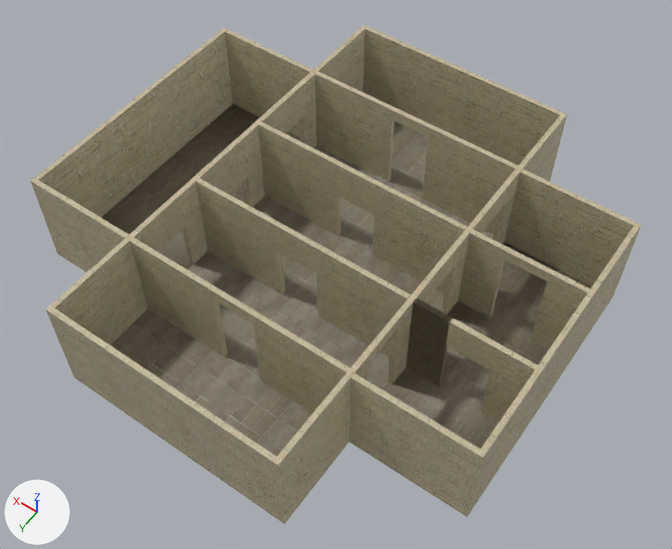
A saved change to the OBJ model assets/meshes/levels/level1.obj.
Camera for both pictures: a 50 mm camera at (59.8, 75.6, 48.3) aimed at (80.8, 46.2, 2.1). The lights are fixed; the arrows at lower left show +X, +Y and +Z. Where no turn or scale is listed for an object, it has been applied to the vertices.

The first picture shows 'Cube.072_Cube.077', 'Cube.073', 'Cube.074_Cube.078', 'Cube.075_Cube.076', 'Cube.076_Cube.079', 'Cube.077_Cube.035', 'Cube.078_Cube.074', 'Cube.079_Cube.075', 'Cube.080', 'Cube.083', 'Cube.089_Cube.119', 'Cube.091_Cube.118'.
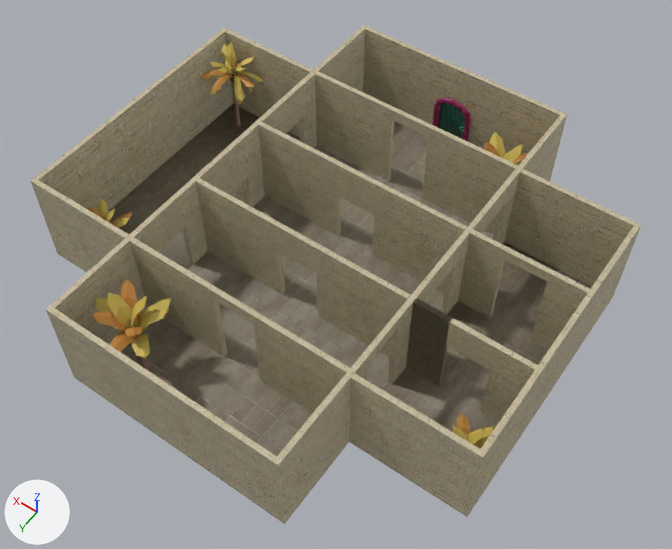
Where the change shows, as pixel boxes [x1, y1, x2, y2] in the pictures (672 x 549 px):
'Tree_Type7_03_Model.001_Circle.026', added (yellow): after [92, 279, 171, 369]
'Tree_Type7_04_Model.002_Cube.159', added (yellow): after [199, 42, 264, 126]
'closedDoor_01_Mesh.142', added (green): after [438, 103, 465, 139]
'Tree_Type7_03_Model.002_Circle.028', added (yellow): after [453, 413, 494, 478]
'Tree_Type7_01_Model.003_Circle.025', added (yellow): after [484, 132, 529, 165]
'archDoorway_01_Mesh.129', added (red): after [432, 97, 471, 142]
'Tree_Type7_01_Model.002_Circle.024', added (yellow): after [89, 198, 132, 228]

The edits, one by one:
Picture 'tree.png' (img_tree_png) is new.
Picture 'Textures.png' (img_textures_png) is new.
Material '_trees_normal.001' (mat_trees_normal_001) is new.
Its texture is img_tree_png.
Its roughness is 0.526.
Material 'door' (mat_door) is new.
Its texture is img_textures_png.
Its roughness is 0.431.
Material 'door_frame' (mat_door_frame) is new.
Its texture is img_textures_png.
Its roughness is 0.431.
Mesh me_tree_type7_04_model_002_cube_159 is new.
It has 216 vertices, 236 faces and spans x 93.57..97.95, y 35.24..39.98, z -0.39..7.28.
It uses material mat_trees_normal_001 (picture img_tree_png).
Mesh me_tree_type7_03_model_002_circle_028 is new.
It has 190 vertices, 185 faces and spans x 66.03..69.68, y 50.64..54.29, z 0.03..4.81.
It uses material mat_trees_normal_001 (picture img_tree_png).
Mesh me_tree_type7_03_model_001_circle_026 is new.
It has 190 vertices, 185 faces and spans x 84.79..89.8, y 54.87..59.87, z 0.0..6.55.
It uses material mat_trees_normal_001 (picture img_tree_png).
Mesh me_tree_type7_01_model_003_circle_025 is new.
It has 184 vertices, 180 faces and spans x 73.87..79.45, y 30.22..35.79, z -0.03..5.0.
It uses material mat_trees_normal_001 (picture img_tree_png).
Mesh me_tree_type7_01_model_002_circle_024 is new.
It has 184 vertices, 180 faces and spans x 93.64..97.53, y 49.78..53.67, z -0.02..3.49.
It uses material mat_trees_normal_001 (picture img_tree_png).
Mesh me_closeddoor_01_mesh_142 is new.
It has 221 vertices, 298 faces and spans x 80.97..83.21, y 29.7..30.23, z 0.09..3.89.
It uses material mat_door (picture img_textures_png).
Mesh me_archdoorway_01_mesh_129 is new.
It has 186 vertices, 218 faces and spans x 80.63..83.59, y 29.8..30.35, z 0.1..4.21.
It uses material mat_door_frame (picture img_textures_png).
Object 'Tree_Type7_04_Model.002_Cube.159' (ob_tree_type7_04_model_002_cube_159) is new; it shows me_tree_type7_04_model_002_cube_159.
Its location is (0.0, 0.0, 0.0).
Object 'Tree_Type7_03_Model.002_Circle.028' (ob_tree_type7_03_model_002_circle_028) is new; it shows me_tree_type7_03_model_002_circle_028.
Its location is (0.0, 0.0, 0.0).
Object 'Tree_Type7_03_Model.001_Circle.026' (ob_tree_type7_03_model_001_circle_026) is new; it shows me_tree_type7_03_model_001_circle_026.
Its location is (0.0, 0.0, 0.0).
Object 'Tree_Type7_01_Model.003_Circle.025' (ob_tree_type7_01_model_003_circle_025) is new; it shows me_tree_type7_01_model_003_circle_025.
Its location is (0.0, 0.0, 0.0).
Object 'Tree_Type7_01_Model.002_Circle.024' (ob_tree_type7_01_model_002_circle_024) is new; it shows me_tree_type7_01_model_002_circle_024.
Its location is (0.0, 0.0, 0.0).
Object 'closedDoor_01_Mesh.142' (ob_closeddoor_01_mesh_142) is new; it shows me_closeddoor_01_mesh_142.
Its location is (0.0, 0.0, 0.0).
Object 'archDoorway_01_Mesh.129' (ob_archdoorway_01_mesh_129) is new; it shows me_archdoorway_01_mesh_129.
Its location is (0.0, 0.0, 0.0).
